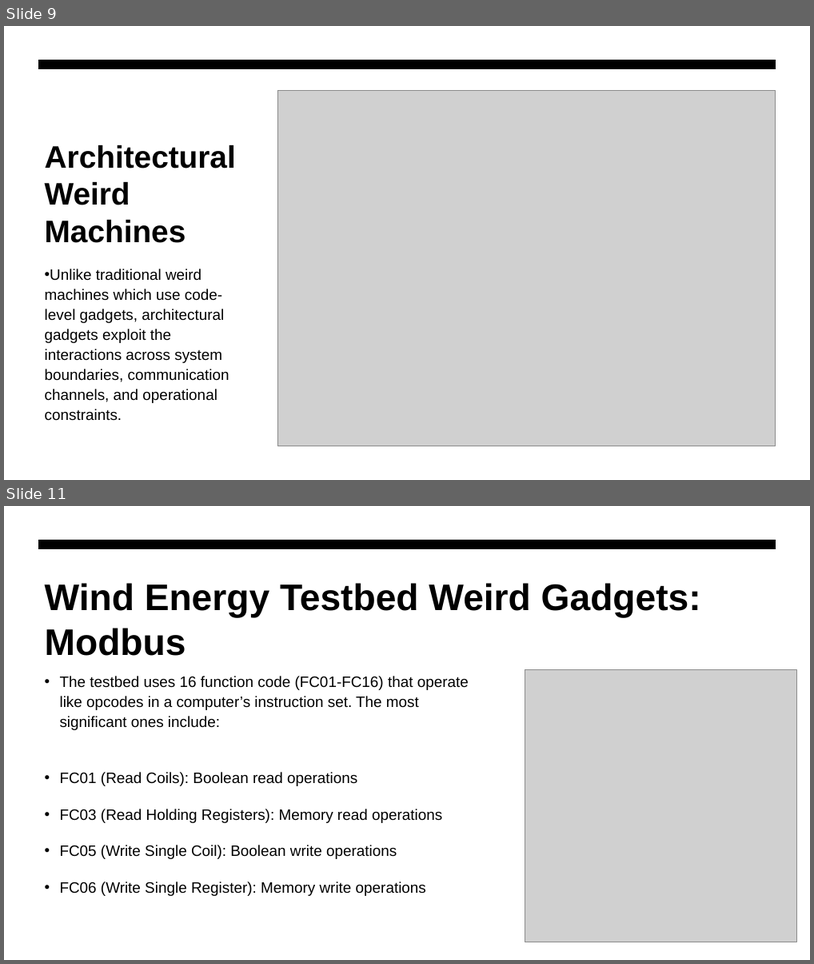
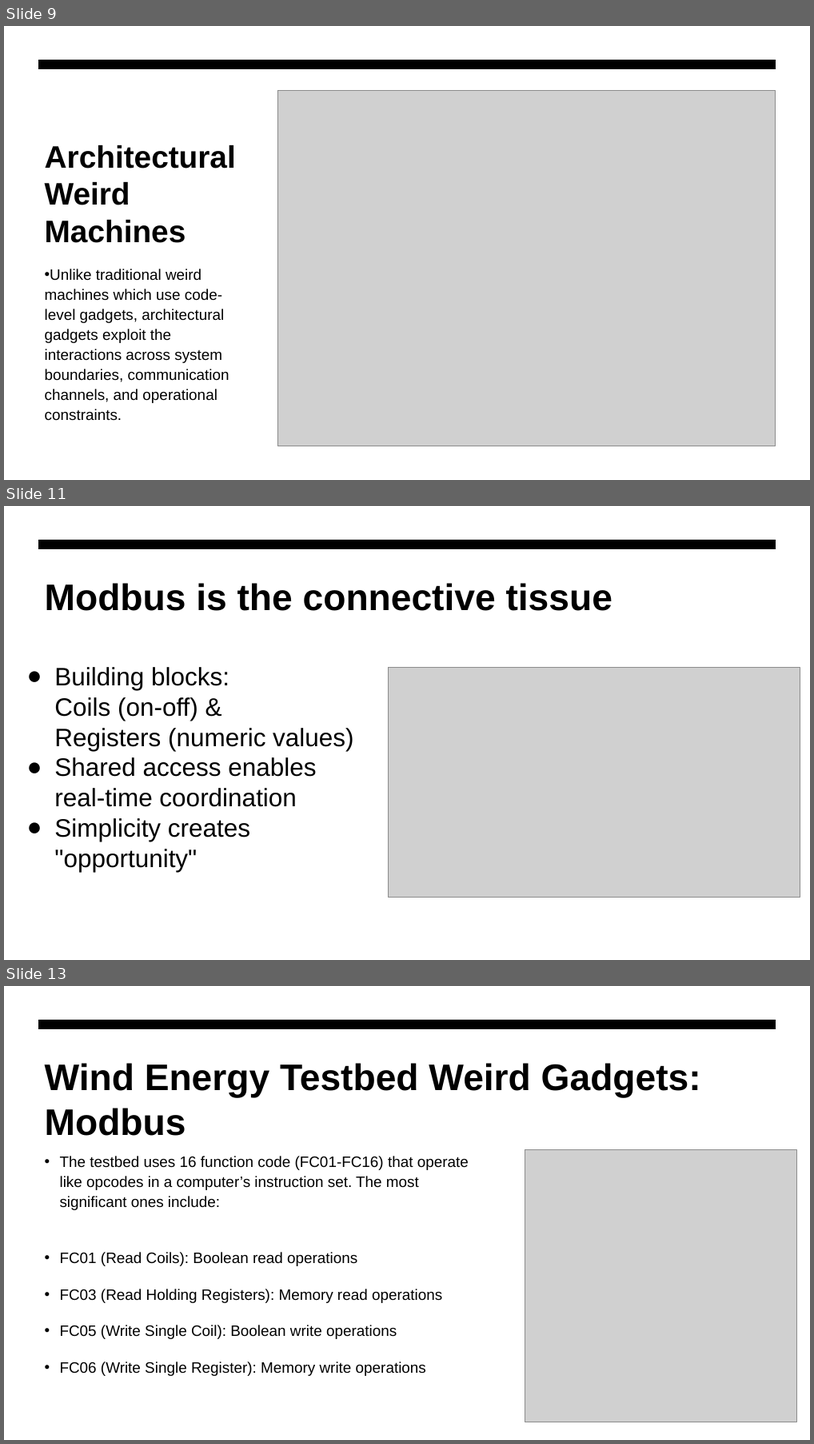
Before and after one commit to rossgore/weird_machine_gadgets, a slide deck: blog/WeirdMachinePresentation-ODU.pptx. Shown one above the other, each under a label of ours: slides 9 and 11 before the commit, slides 9, 11 and 13 after it; the slides between them are not shown. The pictures are 814x964 and 814x1444 pixels, drawn with LibreOffice and Linux fonts; fonts in the diff are those of the drawing; grey boxes stand for pictures. Boxes give left, top, right and bottom in pixels: in the first picture for what was removed or moved away, otherwise in the second. Text is boxed around its words. In the diff, an @@ line names an element or a change of style, - is before the commit and + after.

```diff
--- a/blog/WeirdMachinePresentation-ODU.pptx
+++ b/blog/WeirdMachinePresentation-ODU.pptx
@@ slide 11 added at [4, 506, 810, 960], background #FFFFFF; not listed: 1 template element that a slide beside it also shows @@
@@ title added at [45, 583, 613, 611], 44 pt, text #000000, bold @@
+Modbus is the connective tissue
@@ text added at [54, 667, 354, 872], 30 pt, text #000000 @@
+● Building blocks:
+  Coils (on-off) &
+  Registers (numeric values)
+● Shared access enables real-time coordination
+● Simplicity creates "opportunity"
@@ picture added at [389, 668, 801, 896] @@
@@ what was slide 11 is now slide 13 @@
```
Also in this commit, not shown: 6 slides changed, 1 other slide added, 1 other file.
